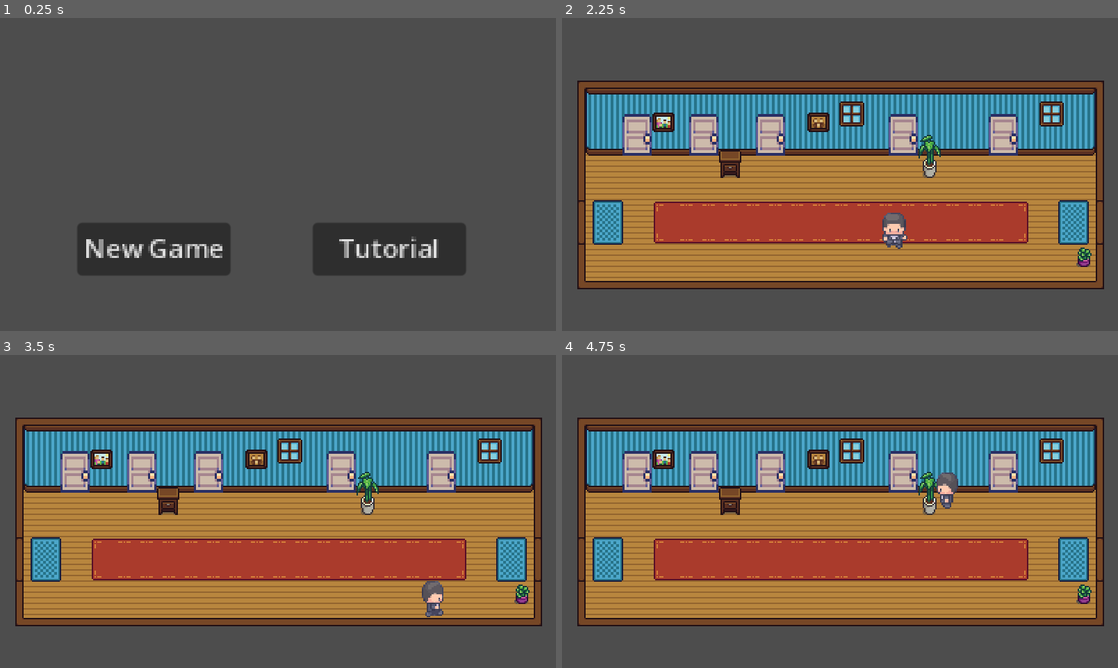
Above: before the commit, frames 1-4 (two rows, left to right).
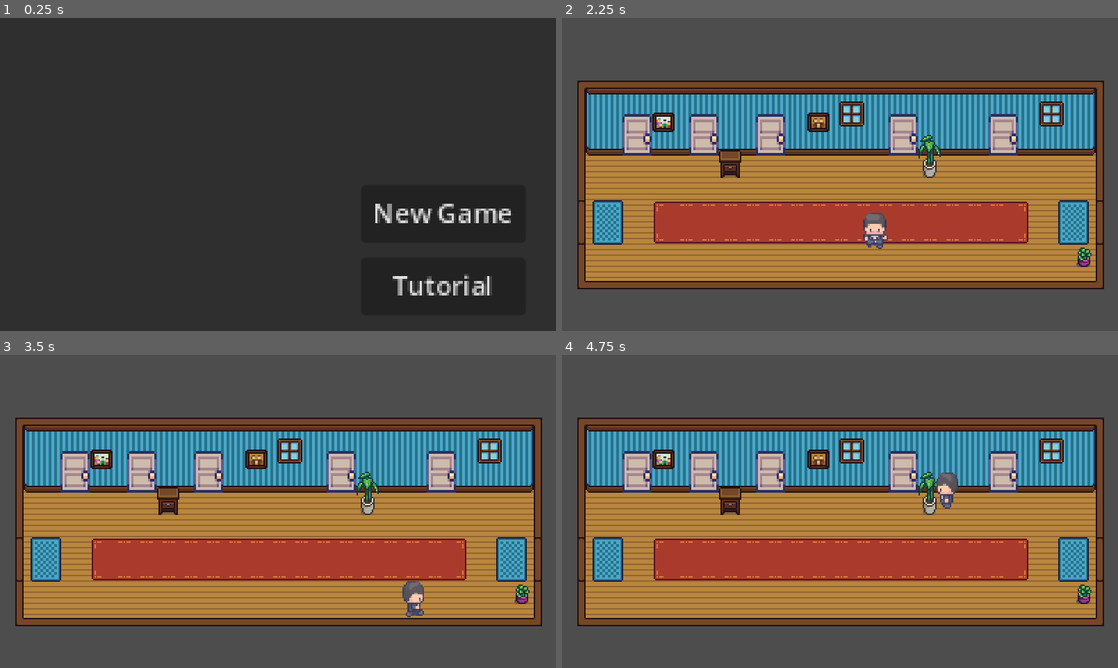
Above: after the commit, the same moments.

Repository: Poppo9/wild-jam-78
Game: Godot game, scene res://scenes/main_menu.tscn
Two runs of this game, one before a commit and one after it. Both use one fixed random seed, a clock stepped at 60 frames per second and the inputs below.
Inputs:
- Up to frame 1 (0.25 s): no input
- Up to frame 2 (2.25 s): click "New Game" at 0.5 s; hold Right (ui_right) 1.28-2.03 s; hold Down (ui_down) from 2.03 s (still down)
- Up to frame 3 (3.5 s): release Down (ui_down) at 2.78 s; hold Right (ui_right) from 2.78 s (still down)
- Up to frame 4 (4.75 s): release Right (ui_right) at 3.53 s; hold Up (ui_up) 3.53-4.28 s; hold Left (ui_left) from 4.28 s (still down)

The runs differ from the first frame. In frame 1, 92% of the frame differs, in the area x 0-100%, y 0-100%; in frame 2, 0.8%; in frame 3, 0.7%; in frame 4, nothing differs.

Commit message:
Clock ticking

Diff:
--- a/scenes/main_menu.gd
+++ b/scenes/main_menu.gd
@@ -11,4 +11,4 @@
 
 
 func _on_button_pressed() -> void:
-	get_tree().change_scene_to_file("res://scenes/corridoio.tscn")
+	get_tree().change_scene_to_file("res://scenes/camera_2_0.tscn")
--- a/scenes/main_menu.tscn
+++ b/scenes/main_menu.tscn
@@ -1,23 +1,28 @@
-[gd_scene load_steps=2 format=3 uid="uid://dkokvykw1i5fk"]
+[gd_scene load_steps=3 format=3 uid="uid://dkokvykw1i5fk"]
 
 [ext_resource type="Script" path="res://scenes/main_menu.gd" id="1_4eydl"]
+[ext_resource type="Texture2D" uid="uid://bmqsgnqj3mtrh" path="res://assets/background.png" id="2_8vhoa"]
 
 [node name="main_menu" type="Node2D"]
+position = Vector2(548, 296)
 script = ExtResource("1_4eydl")
 
+[node name="sfondo" type="Sprite2D" parent="."]
+texture = ExtResource("2_8vhoa")
+
 [node name="Button" type="Button" parent="."]
-offset_left = 160.0
-offset_top = 424.0
-offset_right = 253.0
-offset_bottom = 455.0
+offset_left = 200.0
+offset_top = 50.0
+offset_right = 300.0
+offset_bottom = 85.0
 scale = Vector2(3.41619, 3.41619)
 text = "New Game"
 
 [node name="Button2" type="Button" parent="."]
-offset_left = 648.0
-offset_top = 424.0
-offset_right = 741.0
-offset_bottom = 455.0
+offset_left = 200.0
+offset_top = 200.0
+offset_right = 300.0
+offset_bottom = 235.0
 scale = Vector2(3.41619, 3.41619)
 text = "Tutorial"
 
--- a/scripts/global.gd
+++ b/scripts/global.gd
@@ -1,6 +1,7 @@
 extends Node
 
 var giorno = 1
+var ora = 7
 
 var lista_stanze = ["res://scenes/stanza_gatto.tscn",
 "res://scenes/camera_2_0.tscn",
--- a/scripts/porta.gd
+++ b/scripts/porta.gd
@@ -17,5 +17,16 @@
 		Global.bob_position = body.position
 		var rand_num = randi_range(0,2)
 		get_tree().call_deferred("change_scene_to_file",Global.lista_stanze[1])
+		clock_tick(true)
 	else:
 		get_tree().call_deferred("change_scene_to_file","res://scenes/corridoio.tscn")
+
+func clock_tick(debug:bool):
+	if Global.ora >= 24:
+		Global.ora = 1
+		Global.giorno +=1
+	else:
+		Global.ora += 1
+	if debug:
+		print("Ora: " + str(Global.ora))
+		print("Giorno: " + str(Global.giorno))
Binary file added: assets/background.png
Not shown, added: assets/background.png.import
